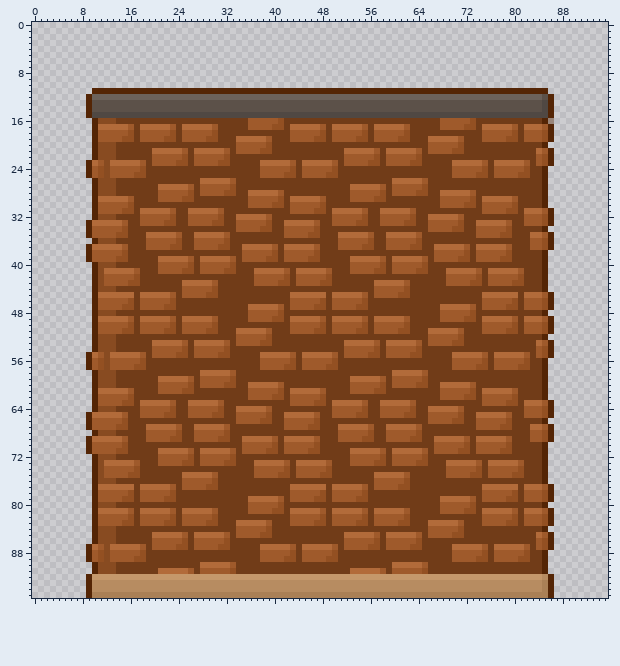
A pixel-art file gets an edit: WIP/Wall_Brick.aseprite. Above: the version before the commit.
96x96 pixels, 1 frame.
After the commit:
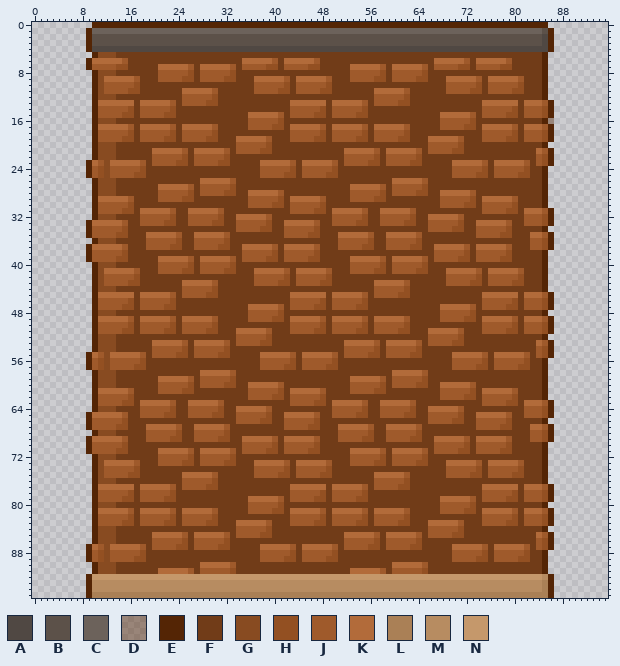
Palette (. is transparent): A #504843  B #5c5149  C #6c625b  D #5425056d  E #542505  F #713c18  G #884b21  H #935022  J #9f5a2b  K #b26b3a  L #aa8056  M #b78c61  N #c5986b
Changes in this commit:
y 0: x 10..85 ............................................................................ -> EEEEEEEEEEEEEEEEEEEEEEEEEEEEEEEEEEEEEEEEEEEEEEEEEEEEEEEEEEEEEEEEEEEEEEEEEEEE
y 1: x 9..86 .............................................................................. -> ECCCCCCCCCCCCCCCCCCCCCCCCCCCCCCCCCCCCCCCCCCCCCCCCCCCCCCCCCCCCCCCCCCCCCCCCCCCBE
y 2..3: x 9..86 .............................................................................. -> EBBBBBBBBBBBBBBBBBBBBBBBBBBBBBBBBBBBBBBBBBBBBBBBBBBBBBBBBBBBBBBBBBBBBBBBBBBBAE
y 4: x 9..86 .............................................................................. -> EAAAAAAAAAAAAAAAAAAAAAAAAAAAAAAAAAAAAAAAAAAAAAAAAAAAAAAAAAAAAAAAAAAAAAAAAAAAAE
y 5: x 10..85 ............................................................................ -> EGGGFFFFFFFFFFFFFFFFFFFFFFFFFFFFFFFFFFFFFFFFFFFFFFFFFFFFFFFFFFFFFFFFFFFFFFFE
y 6: x 9..85 ............................................................................. -> EKKKKKJFFFFFFFFFFFFFFFFFFFKKKKKJFKKKKKJFFFFFFFFFFFFFFFFFFFKKKKKJFKKKKKJFFFFFE
y 7: x 9..85 ............................................................................. -> EJJJJHHFFFFFKKKKKJFKKKKKJFJJJJHHFJJJJHHFFFFFKKKKKJFKKKKKJFJJJJHHFJJJJHHFFFFFE
y 8: x 10..85 ............................................................................ -> EGGGFFFFFFFJJJJJHFJJJJJHFFFFFFFFFFFFFFFFFFFJJJJJHFJJJJJHFFFFFFFFFFFFFFFFFFFE
y 9: x 10..85 ............................................................................ -> EGKKKKKJFFFJJJJHHFJJJJHHFFFKKKKKJFKKKKKJFFFJJJJHHFJJJJHHFFFKKKKKJFKKKKKJFFFE
y 10: x 10..85 ............................................................................ -> EGJJJJJHFFFFFFFFFFFFFFFFFFFJJJJJHFJJJJJHFFFFFFFFFFFFFFFFFFFJJJJJHFJJJJJHFFFE
y 11: x 11..84 EEEEEEEEEEEEEEEEEEEEEEEEEEEEEEEEEEEEEEEEEEEEEEEEEEEEEEEEEEEEEEEEEEEEEEEEEE -> GJJJJHHFFFFFFFKKKKKJFFFFFFJJJJHHFJJJJHHFFFFFFFKKKKKJFFFFFFJJJJHHFJJJJHHFFF
y 12: x 9..86 ECCCCCCCCCCCCCCCCCCCCCCCCCCCCCCCCCCCCCCCCCCCCCCCCCCCCCCCCCCCCCCCCCCCCCCCCCCCBE -> .EGGGFFFFFFFFFFFJJJJJHFFFFFFFFFFFFFFFFFFFFFFFFFFJJJJJHFFFFFFFFFFFFFFFFFFFFFFE.
y 13: x 9..85 EBBBBBBBBBBBBBBBBBBBBBBBBBBBBBBBBBBBBBBBBBBBBBBBBBBBBBBBBBBBBBBBBBBBBBBBBBBBA -> .EKKKKKKFKKKKKJFJJJJHHFFFFFFFFFFFFKKKKKKFKKKKKJFJJJJHHFFFFFFFFFFFFKKKKKKFKKKJ
y 14: x 9..85 EBBBBBBBBBBBBBBBBBBBBBBBBBBBBBBBBBBBBBBBBBBBBBBBBBBBBBBBBBBBBBBBBBBBBBBBBBBBA -> .EJJJJJHFJJJJJHFFFFFFFFFFFFFFFFFFFJJJJJHFJJJJJHFFFFFFFFFFFFFFFFFFFJJJJJHFJJJH
y 15: x 9..85 EAAAAAAAAAAAAAAAAAAAAAAAAAAAAAAAAAAAAAAAAAAAAAAAAAAAAAAAAAAAAAAAAAAAAAAAAAAAA -> .EJJJJHHFJJJJHHFFFFFFFFFFFFKKKKKJFJJJJHHFJJJJHHFFFFFFFFFFFFKKKKKJFJJJJHHFJJJH
Where, in picture pixels (left, top, right, bottom), the same in both pictures:
changed: (86, 22, 554, 118)
